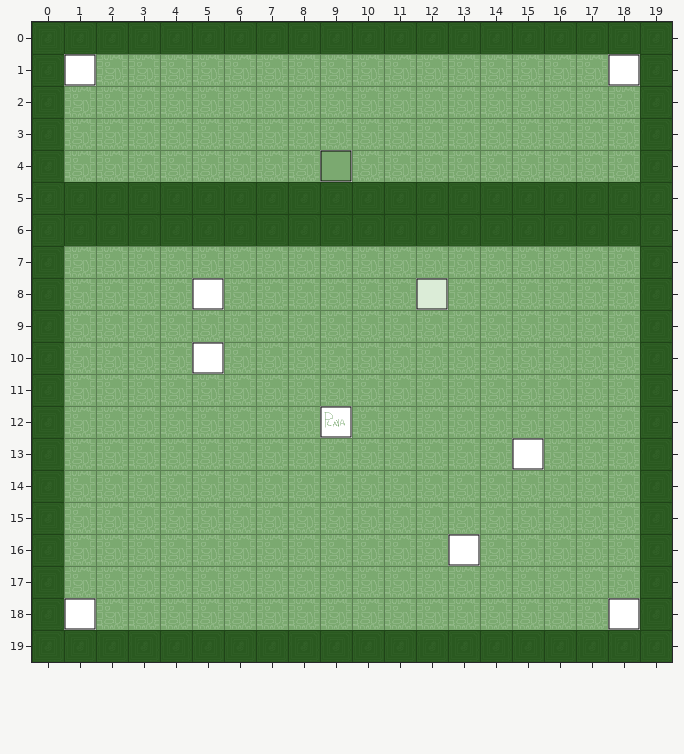
Tiled map -- Left to Ruin/Assets/Maps/level1.tmx. Above is the file before it was changed.
Cells are 64x64 px. Shown: x 0..19, y 0..19.
The same view after the edit:
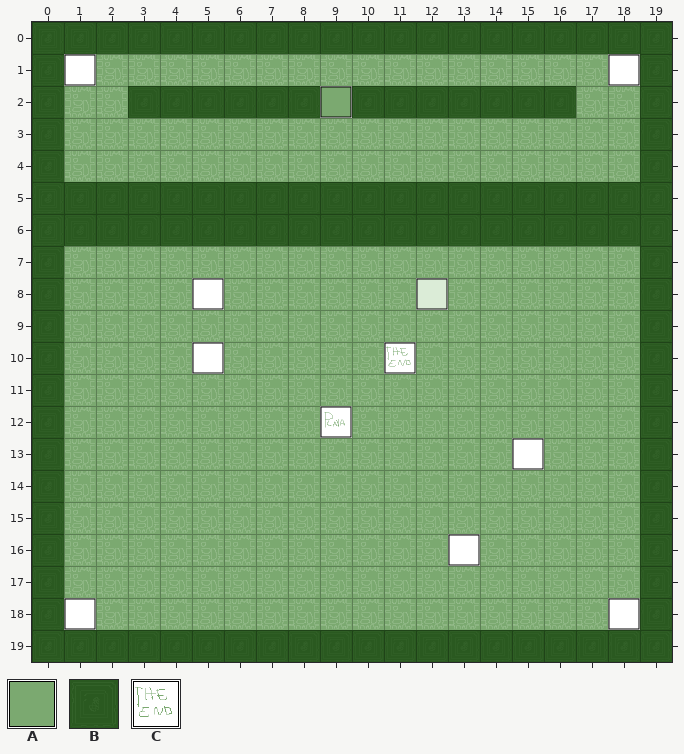
Key: from "Floor": A 2, B 6, C 13.
_ is an empty cell.
Objects are placed by their top-left corner, in cells (3,4 is the top-left corner of cell 3,4); size is 1x1 cell unless given.
Change:
Layer "Tile Layer 2":
There is now tile B in row 2 at x 3 to 8 and 10 to 16.
Layer "Object Layer 1":
Object A at 9,4 becomes A at 9,2.
A new object: C at 11,10.
